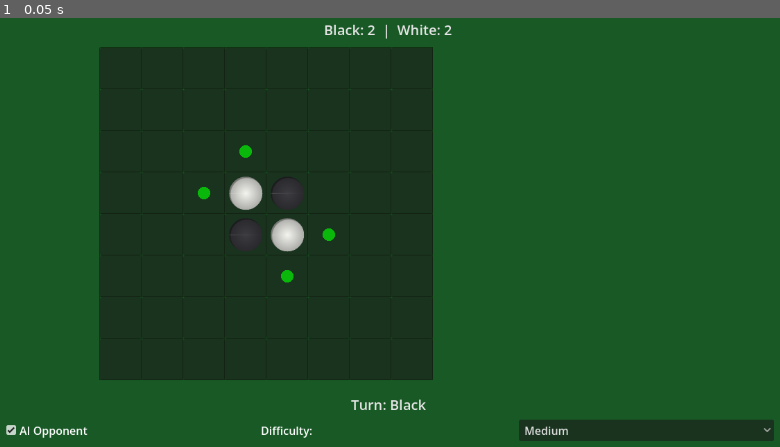
Above: before the commit, frame 1.
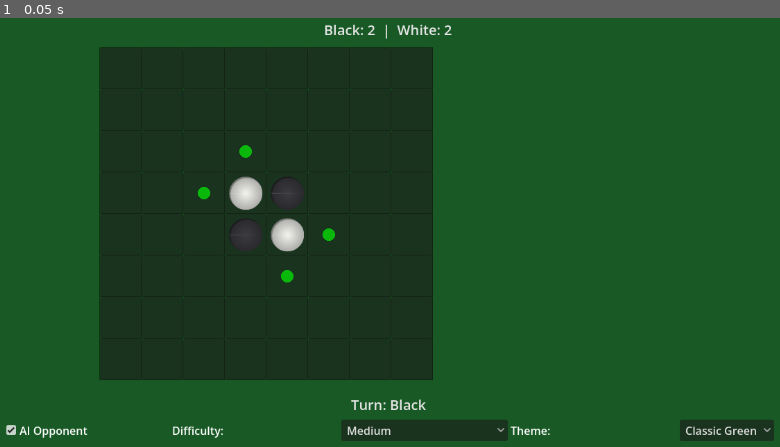
Above: after the commit, the same moment.

Repository: ingebrigtmegard/godot-othello-2
Game: Godot game, scene res://scenes/game_manager.tscn
Same seed, same stepped clock (60 frames per second), same inputs: the game is played once before the commit and once after it.
Inputs:
- Up to frame 1 (0.05 s): no input

The runs differ from the first frame. In frame 1, 2.3% of the frame differs, in the area x 22-97%, y 93-99%.

Commit message:
feat: add preset board theme selector (Classic Green, Dark Mode, Ocean Blue, Wood)
Adds a Theme dropdown to the SettingsHBox allowing players to customize
board background and grid line colors. Theme preference persists across
restarts via ConfigFile. Boards redraw immediately when theme changes.

Diff:
--- a/scenes/game_manager.tscn
+++ b/scenes/game_manager.tscn
@@ -103,4 +103,12 @@
 layout_mode = 2
 size_flags_horizontal = 3
 
+[node name="ThemeLabel" type="Label" parent="UIManager/MarginContainer/VBoxContainer/SettingsHBox" unique_id=1870834673]
+layout_mode = 2
+size_flags_horizontal = 3
+text = "Theme:"
+
+[node name="ThemeSelector" type="OptionButton" parent="UIManager/MarginContainer/VBoxContainer/SettingsHBox" unique_id=2008377266]
+layout_mode = 2
+
 [node name="SoundPlayer" type="AudioStreamPlayer" parent="." unique_id=398628684]
--- a/scripts/board.gd
+++ b/scripts/board.gd
@@ -15,6 +15,8 @@
 var cells: Array = []
 var black_color = Color(0.1, 0.1, 0.1)
 var white_color = Color(0.95, 0.95, 0.95)
+var board_bg_color = Color(0.1, 0.35, 0.15)
+var grid_color = Color(0.05, 0.2, 0.05)
 var board_offset := Vector2(160, 60)
 var cell_size := 60
 var board_size := 8
@@ -34,6 +36,8 @@
 		board_size = config.board_size
 		black_color = config.black_color
 		white_color = config.white_color
+		board_bg_color = config.board_bg_color
+		grid_color = config.grid_color
 
 	_setup_cells()
 	reset_board()
@@ -173,13 +177,16 @@
 func get_score() -> Dictionary:
 	return _state.get_score()
 
+func apply_theme(bg_color: Color, gr_color: Color):
+	board_bg_color = bg_color
+	grid_color = gr_color
+	queue_redraw()
+
 func _draw():
 	# Background
-	var bg_color = Color(0.1, 0.35, 0.15)
-	draw_rect(Rect2(Vector2.ZERO, get_size()), bg_color)
+	draw_rect(Rect2(Vector2.ZERO, get_size()), board_bg_color)
 
 	# Grid lines
-	var grid_color = Color(0.05, 0.2, 0.05)
 	for i in board_size + 1:
 		var start = board_offset + Vector2(i * cell_size, 0)
 		var end = board_offset + Vector2(i * cell_size, board_size * cell_size)
--- a/scripts/game_config.gd
+++ b/scripts/game_config.gd
@@ -7,4 +7,6 @@
 @export var board_size: int = 8
 @export var black_color: Color = Color(0.1, 0.1, 0.1)
 @export var white_color: Color = Color(0.95, 0.95, 0.95)
+@export var board_bg_color: Color = Color(0.1, 0.35, 0.15)
+@export var grid_color: Color = Color(0.05, 0.2, 0.05)
 @export var ai_depth: int = 4
--- a/scripts/game_manager.gd
+++ b/scripts/game_manager.gd
@@ -49,6 +49,7 @@
 	ui_manager.pass_requested.connect(_on_pass_requested)
 	ui_manager.ai_toggle_changed.connect(_on_ai_toggle_changed)
 	ui_manager.difficulty_changed.connect(_on_difficulty_changed)
+	ui_manager.theme_applied.connect(_on_theme_applied)
 
 	await init_game()
 
@@ -184,6 +185,12 @@
 	if config:
 		config.ai_depth = depth
 
+func _on_theme_applied(bg_color: Color, grid_color: Color):
+	if config:
+		config.board_bg_color = bg_color
+		config.grid_color = grid_color
+	board.apply_theme(bg_color, grid_color)
+
 func _play_click():
 	if sound_player and not sound_player.playing:
 		sound_player.stream = CLICK_SOUND
--- a/scripts/ui_manager.gd
+++ b/scripts/ui_manager.gd
@@ -9,25 +9,40 @@
 @onready var settings_hbox: HBoxContainer = $MarginContainer/VBoxContainer/SettingsHBox
 @onready var ai_toggle_checkbox: CheckBox = $MarginContainer/VBoxContainer/SettingsHBox/AiToggleCheckBox
 @onready var difficulty_selector: OptionButton = $MarginContainer/VBoxContainer/SettingsHBox/DifficultySelector
+@onready var theme_label: Label = $MarginContainer/VBoxContainer/SettingsHBox/ThemeLabel
+@onready var theme_selector: OptionButton = $MarginContainer/VBoxContainer/SettingsHBox/ThemeSelector
 
 # --- Signals ---
 signal restart_requested
 signal pass_requested
 signal ai_toggle_changed(enabled: bool)
 signal difficulty_changed(depth: int)
+signal theme_applied(bg_color: Color, grid_color: Color)
+
+# --- Theme Definitions ---
+var _THEMES = [
+	{"name": "Classic Green", "bg": Color(0.1, 0.35, 0.15), "grid": Color(0.05, 0.2, 0.05)},
+	{"name": "Dark Mode", "bg": Color(0.15, 0.15, 0.2), "grid": Color(0.08, 0.08, 0.12)},
+	{"name": "Ocean Blue", "bg": Color(0.05, 0.2, 0.35), "grid": Color(0.03, 0.12, 0.2)},
+	{"name": "Wood", "bg": Color(0.35, 0.22, 0.08), "grid": Color(0.22, 0.14, 0.05)}
+]
 
 func _ready():
 	mouse_filter = Control.MOUSE_FILTER_IGNORE
 	# Force container layout for children (deferred to apply after scene load)
 	call_deferred("_set_layout_modes")
 	populate_difficulty_selector()
+	_populate_theme_selector()
 	restart_button.pressed.connect(_on_restart_pressed)
 	pass_button.pressed.connect(_on_pass_pressed)
 	ai_toggle_checkbox.toggled.connect(_on_ai_toggle_changed)
 	difficulty_selector.item_selected.connect(_on_difficulty_selected)
+	theme_selector.item_selected.connect(_on_theme_selected)
 	restart_button.visible = false
 	pass_button.visible = false
 	message_label.visible = false
+	# Defer initial theme application so game_manager can connect to theme_applied first
+	call_deferred("_apply_initial_theme")
 
 func _set_layout_modes():
 	for child in $MarginContainer/VBoxContainer.get_children():
@@ -79,3 +94,36 @@
 
 func _on_pass_pressed():
 	pass_requested.emit()
+
+func _populate_theme_selector():
+	if theme_selector.item_count == 0:
+		for t in _THEMES:
+			theme_selector.add_item(t.name)
+		theme_selector.select(0)
+
+func _load_saved_theme() -> int:
+	var cfg = ConfigFile.new()
+	if cfg.load("user://settings.cfg") == OK:
+		return cfg.get_value("settings", "theme_index", 0)
+	return 0
+
+func _save_theme(index: int):
+	var cfg = ConfigFile.new()
+	cfg.load("user://settings.cfg")
+	cfg.set_value("settings", "theme_index", index)
+	cfg.save("user://settings.cfg")
+
+func _apply_theme(index: int):
+	if index < 0 or index >= _THEMES.size():
+		return
+	var t = _THEMES[index]
+	theme_applied.emit(t.bg, t.grid)
+	theme_selector.select(index)
+	_save_theme(index)
+
+func _apply_initial_theme():
+	var index = _load_saved_theme()
+	_apply_theme(index)
+
+func _on_theme_selected(index: int):
+	_apply_theme(index)
Not shown, changed: plans/eager-soaring-fern.md
Not shown, changed: todo.md
